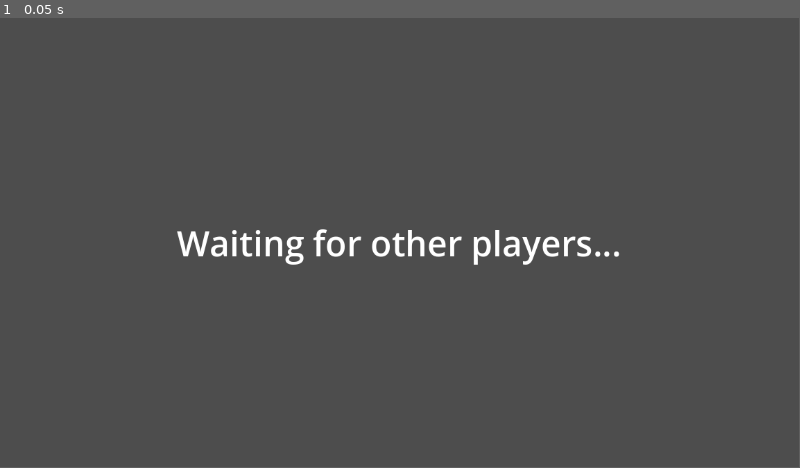
Above: before the commit, frame 1.
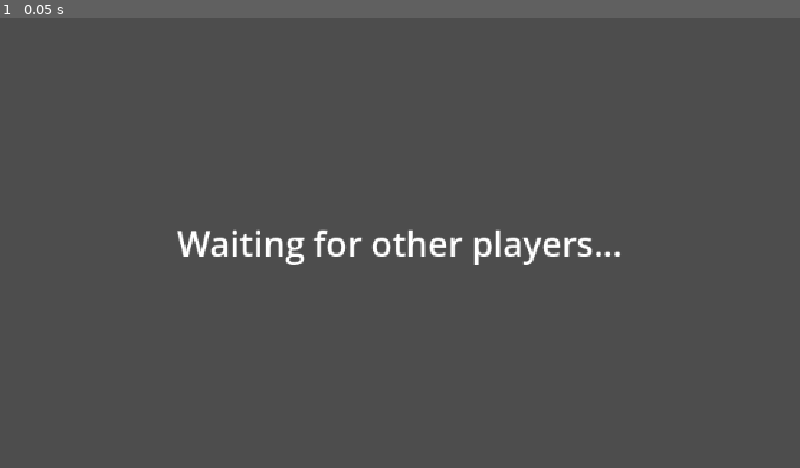
Above: after the commit, the same moment.

Repository: jeremymeadows/hotpot
Game: Godot game, scene res://main.tscn
Two runs of this game, one before a commit and one after it. Both use one fixed random seed, a clock stepped at 60 frames per second and the inputs below.
Inputs:
- Up to frame 1 (0.05 s): no input
In our replay, the window is 799x449 before the commit and 800x450 after it. These sizes can differ from the game's own. Grey fills any space a smaller window leaves; there, only what the larger window draws over its background counts as a difference.

The runs differ from the first frame. In frame 1, 0.8% of the frame differs, in the area x 22-78%, y 46-55%.

Commit message:
multiplayer works over internet

Diff:
--- a/client/card.gd
+++ b/client/card.gd
@@ -30,35 +30,7 @@
 	$AnimationPlayer.play_backwards("flip")
 
 
-#func add_margin(size: int, target: Texture) -> void:
-	##var target = texture_normal
-	#
-	#if not target or not target.texture:
-		#return
-#
-	#var original_texture: Texture2D = target.texture
-	#var image := original_texture.get_image()
-	#
-	## Calculate new dimensions
-	#var new_width := image.get_width() + (2 * size)
-	#var new_height := image.get_height() + (2 * size)
-	#
-	## Create new image with transparency
-	#var new_image := Image.create(new_width, new_height, false, Image.FORMAT_RGBA8)
-	#new_image.fill(Color(0, 0, 0, 0))  # Fill with transparent color
-#
-	## Copy original image to new position with offset
-	#new_image.blit_rect(image, Rect2i(0, 0, image.get_width(), image.get_height()), Vector2i(size, size))
-#
-	## Create and assign new texture
-	#var new_texture := ImageTexture.create_from_image(new_image)
-	#print(target.texture)
-	#target.texture = new_texture
-	#print(target.texture)
-
-
 func _on_mouse_entered() -> void:
-	#(material as ShaderMaterial).set_shader_parameter("line_color", Color(1, 1, 1, 1))
 	if not disabled and card != "none":
 		$Outline.visible = true
 		mouse_default_cursor_shape = Control.CURSOR_POINTING_HAND
@@ -66,5 +38,4 @@
 		mouse_default_cursor_shape = Control.CURSOR_ARROW
 
 func _on_mouse_exited() -> void:
-	#(material as ShaderMaterial).set_shader_parameter("line_color", Color(0, 0, 0, 0))
 	$Outline.visible = false
--- /dev/null
+++ b/client/match.gd
@@ -0,0 +1,79 @@
+extends Node
+
+var players = []
+
+signal next
+signal next2
+
+func _ready():
+	#await $RPC.is_ready
+	#$RPC.ready.rpc_id(1, multiplayer.get_unique_id())
+	$UI/ID.text = name
+
+	var cards = await $RPC.dealt_hand
+	for i in range(8):
+		$UI/Player1/Cards.get_children()[i].card = cards[i]
+	$UI/Pot.visible = true
+
+	$RPC.game_over.connect(func(winner):
+		$UI/GameOver.text = "%s Wins!" % str(winner)
+		$UI/GameOver.visible = true
+		multiplayer.multiplayer_peer.disconnect_peer(1)
+	)
+	$RPC.updated_pot.connect(func(player, card):
+		$UI/Pot.get_child(players.find(player)).card = card
+	)
+
+	$RPC.new_card.connect(func(card):
+		$UI/New.card = card
+		next.emit()
+	)
+
+	$UI/Draw.pressed.connect(func():
+		$RPC.draw_card.rpc_id(1, 0)
+	)
+	$UI/New.pressed.connect(func():
+		$RPC.play_card.rpc_id(1, 0)
+		$UI/New.card = "none"
+		next2.emit()
+	)
+	cards = $UI/Pot.get_children()
+	for i in len(cards):
+		cards[i].disabled = true
+		cards[i].pressed.connect(func():
+			$RPC.draw_card.rpc_id(1, players[i])
+			next.emit()
+		)
+	cards = $UI/Player1/Cards.get_children()
+	for i in len(cards):
+		cards[i].disabled = true
+		cards[i].pressed.connect(func():
+			$RPC.play_card.rpc_id(1, i + 1)
+			cards[i].card = $UI/New.card
+			$UI/New.card = "none"
+			next2.emit()
+		)
+
+	while true:
+		await $RPC.start_turn
+		draw_card()
+		play_card()
+
+
+func draw_card():
+	$UI/Draw.disabled = false
+	for card in $UI/Pot.get_children().slice(1):
+		card.disabled = false
+	await next
+	$UI/Draw.disabled = true
+	for card in $UI/Pot.get_children().slice(1):
+		card.disabled = true
+
+func play_card():
+	$UI/Pot/Card1.disabled = false
+	for card in $UI/Player1/Cards.get_children():
+		card.disabled = false
+	await next2
+	$UI/Pot/Card1.disabled = true
+	for card in $UI/Player1/Cards.get_children():
+		card.disabled = true
--- a/common/match.tscn
+++ b/client/match.tscn
@@ -1,14 +1,14 @@
 [gd_scene load_steps=4 format=3 uid="uid://cdkdrhhls4ett"]
 
-[ext_resource type="Script" uid="uid://bdwyrbafyde67" path="res://common/match.gd" id="1_ajuwo"]
-[ext_resource type="PackedScene" uid="uid://dtaf5jyt5pdui" path="res://client/card.tscn" id="2_8f6xv"]
-[ext_resource type="Script" uid="uid://c7k60i74e2cu2" path="res://common/rpcs.gd" id="2_kicdp"]
+[ext_resource type="Script" uid="uid://bdwyrbafyde67" path="res://client/match.gd" id="1_7sg6s"]
+[ext_resource type="Script" uid="uid://c7k60i74e2cu2" path="res://common/rpc.gd" id="2_h1q33"]
+[ext_resource type="PackedScene" uid="uid://dtaf5jyt5pdui" path="res://client/card.tscn" id="3_ix7t0"]
 
 [node name="Match" type="Node"]
-script = ExtResource("1_ajuwo")
+script = ExtResource("1_7sg6s")
 
 [node name="RPC" type="Node" parent="."]
-script = ExtResource("2_kicdp")
+script = ExtResource("2_h1q33")
 
 [node name="UI" type="CanvasLayer" parent="."]
 
--- a/common/card_fan.gd
+++ /dev/null
@@ -1,5 +0,0 @@
-extends Container
-
-func _notification(what: int) -> void:
-	if what == NOTIFICATION_SORT_CHILDREN:
-		pass
--- a/common/match.gd
+++ /dev/null
@@ -1,81 +0,0 @@
-extends Node
-
-var players = []
-
-signal next
-signal next2
-
-func _ready():
-
-	if not OS.has_feature("dedicated_server"):
-		#await $RPC.is_ready
-		#$RPC.ready.rpc_id(1, multiplayer.get_unique_id())
-		$UI/ID.text = name
-
-		var cards = await $RPC.dealt_hand
-		for i in range(8):
-			$UI/Player1/Cards.get_children()[i].card = cards[i]
-		$UI/Pot.visible = true
-
-		$RPC.game_over.connect(func(winner):
-			$UI/GameOver.text = "%s Wins!" % str(winner)
-			$UI/GameOver.visible = true
-			multiplayer.multiplayer_peer.disconnect_peer(1)
-		)
-		$RPC.updated_pot.connect(func(player, card):
-			$UI/Pot.get_child(players.find(player)).card = card
-		)
-
-		$RPC.new_card.connect(func(card):
-			$UI/New.card = card
-			next.emit()
-		)
-
-		$UI/Draw.pressed.connect(func():
-			$RPC.draw_card.rpc_id(1, 0)
-		)
-		$UI/New.pressed.connect(func():
-			$RPC.play_card.rpc_id(1, 0)
-			$UI/New.card = "none"
-			next2.emit()
-		)
-		cards = $UI/Pot.get_children()
-		for i in len(cards):
-			cards[i].disabled = true
-			cards[i].pressed.connect(func():
-				$RPC.draw_card.rpc_id(1, players[i])
-				next.emit()
-			)
-		cards = $UI/Player1/Cards.get_children()
-		for i in len(cards):
-			cards[i].disabled = true
-			cards[i].pressed.connect(func():
-				$RPC.play_card.rpc_id(1, i + 1)
-				cards[i].card = $UI/New.card
-				$UI/New.card = "none"
-				next2.emit()
-			)
-
-		while true:
-			await $RPC.start_turn
-			draw_card()
-			play_card()
-
-
-func draw_card():
-	$UI/Draw.disabled = false
-	for card in $UI/Pot.get_children().slice(1):
-		card.disabled = false
-	await next
-	$UI/Draw.disabled = true
-	for card in $UI/Pot.get_children().slice(1):
-		card.disabled = true
-
-func play_card():
-	$UI/Pot/Card1.disabled = false
-	for card in $UI/Player1/Cards.get_children():
-		card.disabled = false
-	await next2
-	$UI/Pot/Card1.disabled = true
-	for card in $UI/Player1/Cards.get_children():
-		card.disabled = true
--- a/common/network.gd
+++ /dev/null
@@ -1,73 +0,0 @@
-extends Node
-
-const ADDRESS = "127.0.0.1"
-const PORT = 8910
-
-#signal is_ready(id: int)
-#signal dealt_hand(hand: Array[String])
-#
-#signal start_turn
-#
-#signal drew_card(from: int)
-#signal new_card(card: String)
-#signal played_card(card: int)
-#
-#signal updated_pot(player: int, card: String)
-#signal game_over(winner: int)
-
-
-@rpc("authority", "call_remote", "reliable")
-func setup_client_room(room_name: String, players: Array):
-	print("Joining room: ", room_name)
-	get_node("/root/Main/Waiting").queue_free()
-	var match_scene = preload("res://common/match.tscn").instantiate()
-	match_scene.name = room_name
-	match_scene.players = players
-
-	while players[0] != multiplayer.get_unique_id():
-		players.push_back(players.pop_front())
-
-	match_scene.get_node("UI/Player1/Name").text = str(players[0])
-	match_scene.get_node("UI/Player2/Name").text = str(players[1])
-	match_scene.get_node("UI/Player3/Name").text = str(players[2])
-	match_scene.get_node("UI/Player4/Name").text = str(players[3])
-
-	#var room_api = SceneMultiplayer.new()
-	#room_api.multiplayer_peer = multiplayer.multiplayer_peer
-
-	get_node("/root/Main/Matches").add_child(match_scene)
-	#get_tree().set_multiplayer(room_api, match_scene.get_path())
-
-#@rpc("any_peer", "call_remote", "reliable")
-#func ready(id):
-	#is_ready.emit(id)
-#
-#@rpc("authority", "call_remote", "reliable")
-#func deal_hand(cards):
-	#dealt_hand.emit(cards)
-#
-#@rpc("authority", "call_remote", "reliable")
-#func next_turn():
-	#start_turn.emit()
-#
-#
-#@rpc("any_peer", "call_remote", "reliable")
-#func draw_card(from):
-	#drew_card.emit(from)
-#
-#@rpc("authority", "call_remote", "reliable")
-#func deal_card(card):
-	#new_card.emit(card)
-#
-#@rpc("any_peer", "call_remote", "reliable")
-#func play_card(card):
-	#played_card.emit(card)
-#
-#
-#@rpc("authority", "call_remote", "reliable")
-#func update_pot(player, pot):
-	#updated_pot.emit(player, pot)
-#
-#@rpc("authority", "call_remote", "reliable")
-#func game_won(player):
-	#game_over.emit(player)
--- a/common/rpcs.gd
+++ b/common/rpc.gd
@@ -12,28 +12,6 @@
 signal updated_pot(player: int, card: String)
 signal game_over(winner: int)
 
-
-@rpc("authority", "call_remote", "reliable")
-func setup_client_room(room_name: String, players: Array):
-	print("Joining room: ", room_name)
-	get_node("/root/Main/Waiting").queue_free()
-	var match_scene = preload("res://common/match.tscn").instantiate()
-	match_scene.name = room_name
-	match_scene.players = players
-
-	while players[0] != multiplayer.get_unique_id():
-		players.push_back(players.pop_front())
-
-	match_scene.get_node("UI/Player1/Name").text = str(players[0])
-	match_scene.get_node("UI/Player2/Name").text = str(players[1])
-	match_scene.get_node("UI/Player3/Name").text = str(players[2])
-	match_scene.get_node("UI/Player4/Name").text = str(players[3])
-
-	#var room_api = SceneMultiplayer.new()
-	#room_api.multiplayer_peer = multiplayer.multiplayer_peer
-
-	get_node("/root/Main/Matches").add_child(match_scene)
-	#get_tree().set_multiplayer(room_api, match_scene.get_path())
 
 @rpc("any_peer", "call_remote", "reliable")
 func ready(id):
--- /dev/null
+++ b/global/dotenv.gd
@@ -0,0 +1,15 @@
+extends Node
+
+static var pattern = RegEx.new()
+
+func _ready() -> void:
+	pattern.compile(r"(?<name>\S+) *= *(?<value>\S+)")
+
+func load_env(path: String):
+	print('loading data from ', path)
+	var data = FileAccess.open(path, FileAccess.READ).get_as_text(true)
+	print('reading ', data)
+	for line in data.split("\n", false):
+		print('line ', line)
+		var env = pattern.search(line)
+		OS.set_environment(env.get_string("name"), env.get_string("value"))
--- /dev/null
+++ b/global/network.gd
@@ -0,0 +1,34 @@
+extends Node
+
+static var ADDRESS = "hotpot.jeremymeadows.dev"
+static var PORT = 8000
+static var PROTO = "wss"
+
+# static var ADDRESS = "localhost"
+# static var PORT = 8910
+# static var PROTO = "ws"
+
+func get_data() -> void:
+	#DotEnv.load_env(".env")
+	#ADDRESS = OS.get_environment("ADDRESS")
+	#PORT = int(OS.get_environment("PORT"))
+	#PROTO = OS.get_environment("PROTO")
+	pass
+
+
+@rpc("authority", "call_remote", "reliable")
+func setup_client_room(room_name: String, players: Array):
+	get_node("/root/Main/Waiting").queue_free()
+	var match_scene = preload("res://client/match.tscn").instantiate()
+	match_scene.name = room_name
+	match_scene.players = players
+
+	while players[0] != multiplayer.get_unique_id():
+		players.push_back(players.pop_front())
+
+	match_scene.get_node("UI/Player1/Name").text = str(players[0])
+	match_scene.get_node("UI/Player2/Name").text = str(players[1])
+	match_scene.get_node("UI/Player3/Name").text = str(players[2])
+	match_scene.get_node("UI/Player4/Name").text = str(players[3])
+
+	get_node("/root/Main/Matches").add_child(match_scene)
--- a/main.gd
+++ b/main.gd
@@ -5,8 +5,10 @@
 		print('todo: help')
 		get_tree().quit()
 
+	Network.get_data()
+
 	if OS.has_feature("dedicated_server") or "--server" in OS.get_cmdline_user_args():
-		print("--- Starting Server ---")
+		print("Server starting on 0.0.0.0:", Network.PORT)
 		var peer = WebSocketMultiplayerPeer.new()
 		peer.create_server(Network.PORT)
 		multiplayer.multiplayer_peer = peer
@@ -15,7 +17,8 @@
 		server.name = "Server"
 		add_child(server)
 	else:
-		print("--- Starting Client ---")
+		var conn = "%s://%s:%d" % [Network.PROTO, Network.ADDRESS, Network.PORT]
+		print("Client connecting to `%s`" % conn)
 		var peer = WebSocketMultiplayerPeer.new()
-		peer.create_client("ws://" + Network.ADDRESS + ":" + str(Network.PORT))
+		peer.create_client(conn)
 		multiplayer.multiplayer_peer = peer
--- a/project.godot
+++ b/project.godot
@@ -11,14 +11,16 @@
 [application]
 
 config/name="Hotpot"
+config/version="0.1"
 run/main_scene="uid://cplxxjjkpuul5"
 config/features=PackedStringArray("4.5", "GL Compatibility")
 config/icon="res://icon.svg"
 
 [autoload]
 
-Network="*res://common/network.gd"
-Cards="*res://common/cards.gd"
+Network="*res://global/network.gd"
+Cards="*res://global/cards.gd"
+DotEnv="*res://global/dotenv.gd"
 
 [debug]
 
@@ -26,6 +28,11 @@
 multirun/add_custom_args=true
 multirun/window_args=["listen", "join"]
 
+[display]
+
+window/stretch/mode="canvas_items"
+window/stretch/aspect="expand"
+
 [rendering]
 
 renderer/rendering_method="gl_compatibility"
--- a/server/manager.gd
+++ b/server/manager.gd
@@ -77,7 +77,6 @@
 				pot[players.keys().find(loc)] = "none"
 				rpc_room($RPC.update_pot, loc, "none")
 		$RPC.deal_card.rpc_id(players.keys()[turn], card)
-		print(multiplayer.get_peers())
 
 		if Cards.winning_hand(players[players.keys()[turn]].hand + [card]):
 			print(players.keys()[turn], ' won')
--- a/server/server.gd
+++ b/server/server.gd
@@ -46,7 +46,7 @@
 	match_scene.name = room_name
 	get_node("/root/Main/Matches").add_child(match_scene)
 
-	var rpc_paths = preload('res://common/rpcs.gd').new()
+	var rpc_paths = preload('res://common/rpc.gd').new()
 	rpc_paths.name = "RPC"
 	match_scene.add_child(rpc_paths)
 
Not shown, added: .gdignore
Renamed: common/match.gd.uid -> client/match.gd.uid
Not shown: 18 places in client/match.tscn that only renumber resources
Not shown, removed: common/card_fan.gd.uid
Renamed: common/rpcs.gd.uid -> common/rpc.gd.uid
Not shown, added: docker-compose.yaml
Renamed: common/cards.gd -> global/cards.gd
Renamed: common/cards.gd.uid -> global/cards.gd.uid
Not shown, added: global/dotenv.gd.uid
Renamed: common/network.gd.uid -> global/network.gd.uid
Not shown, added: deploy.sh
